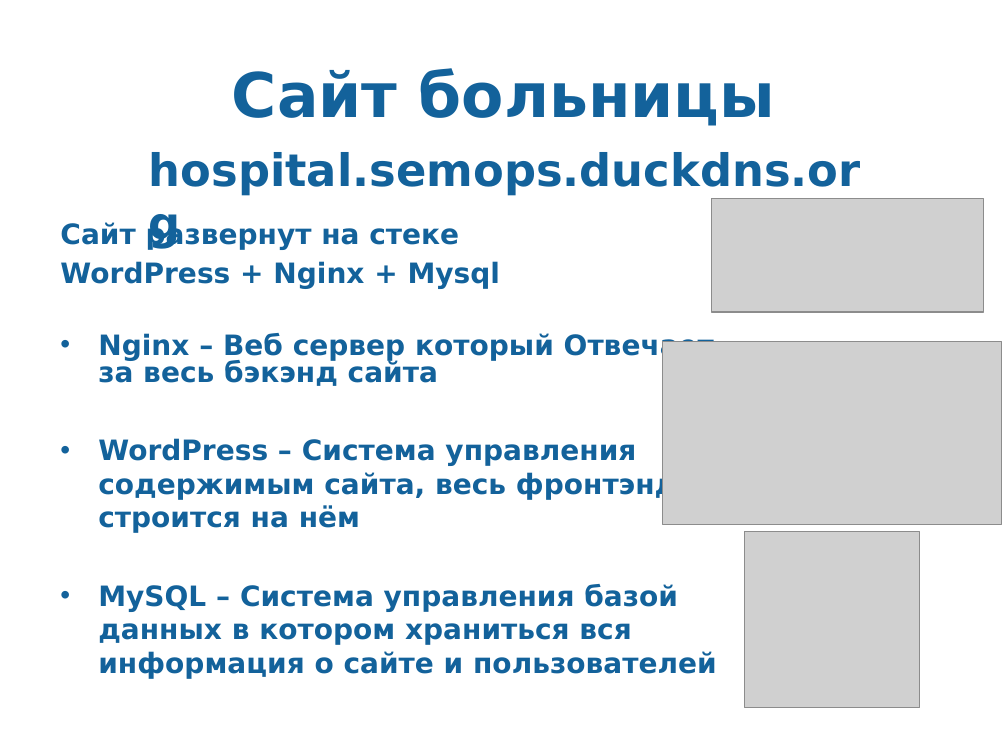
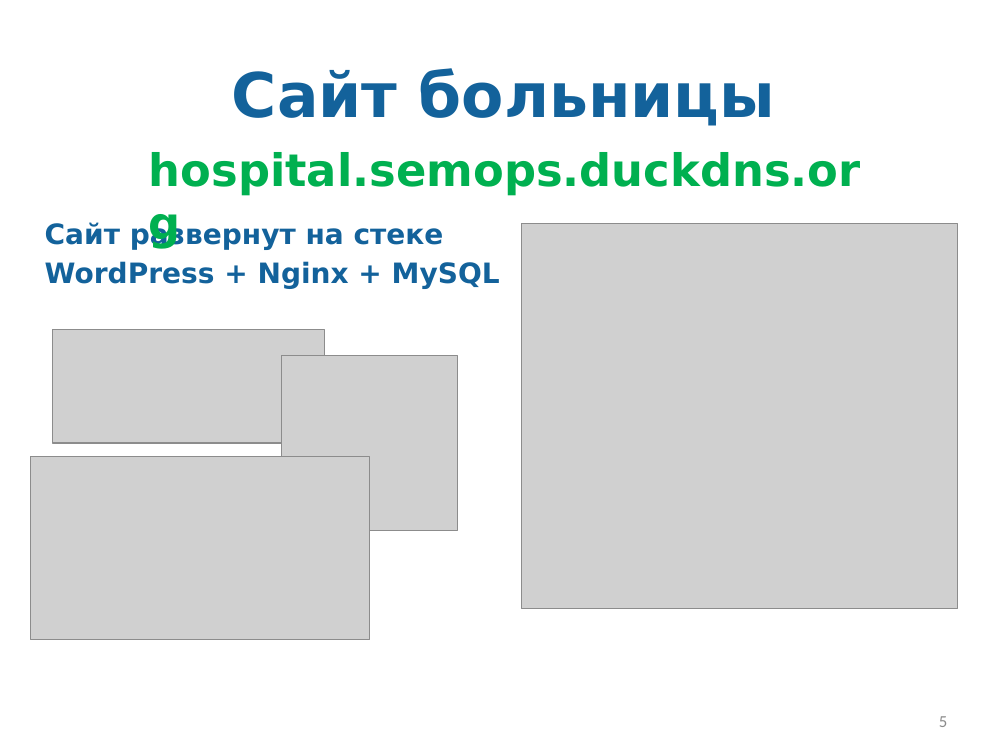
Before and after one commit to Sem5075/Course2025, a slide deck: slide 5 of Презентация.pptx (slide 4 before the commit). Drawn at 1008x756 pixels with LibreOffice and Linux fonts; fonts in the diff are those of the drawing; grey boxes stand for pictures. Boxes give left, top, right and bottom in pixels: in the first picture for what was removed or moved away, otherwise in the second. Text is boxed around its words. In the diff, an @@ line names an element or a change of style, - is before the commit and + after.

```diff
--- a/Презентация.pptx
+++ b/Презентация.pptx
@@ text "hospital.semops.duckdns.org" at (x1=149, y1=152, x2=861, y2=196): text colour #13629B to #00B050 @@
@@ text "Сайт развернут на стеке" moved from (x1=60, y1=221, x2=717, y2=679) to (x1=45, y1=221, x2=500, y2=289) @@
@@ picture added at (x1=521, y1=224, x2=958, y2=609) @@
@@ text at (x1=45, y1=261, x2=500, y2=289): text changed @@
-WordPress + Nginx + Mysql
-• Nginx – Веб сервер который Отвечает за весь бэкэнд сайта
-• WordPress – Система управления содержимым сайта, весь фронтэнд строится на нём
-• MySQL – Система управления базой данных в котором храниться вся информация о сайте и пользователей
+WordPress + Nginx + MySQL
@@ picture moved from (x1=712, y1=199, x2=984, y2=311) to (x1=52, y1=330, x2=325, y2=443) @@
@@ picture moved from (x1=745, y1=532, x2=920, y2=708) to (x1=282, y1=356, x2=458, y2=531) @@
@@ picture moved from (x1=662, y1=342, x2=1001, y2=525) to (x1=30, y1=457, x2=369, y2=640) @@
@@ page number added at (x1=939, y1=716, x2=947, y2=727), 12 pt, text #8C8C8C @@
+5
```
Also in this commit, not shown: 7 other slides changed, 1 slide added, 1 other file.
